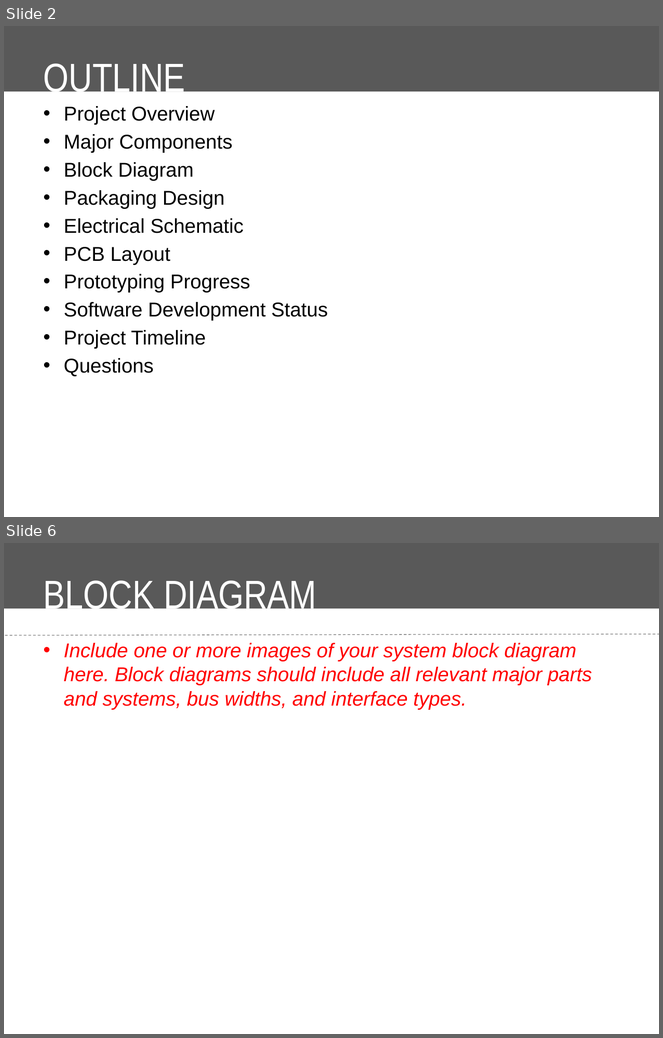
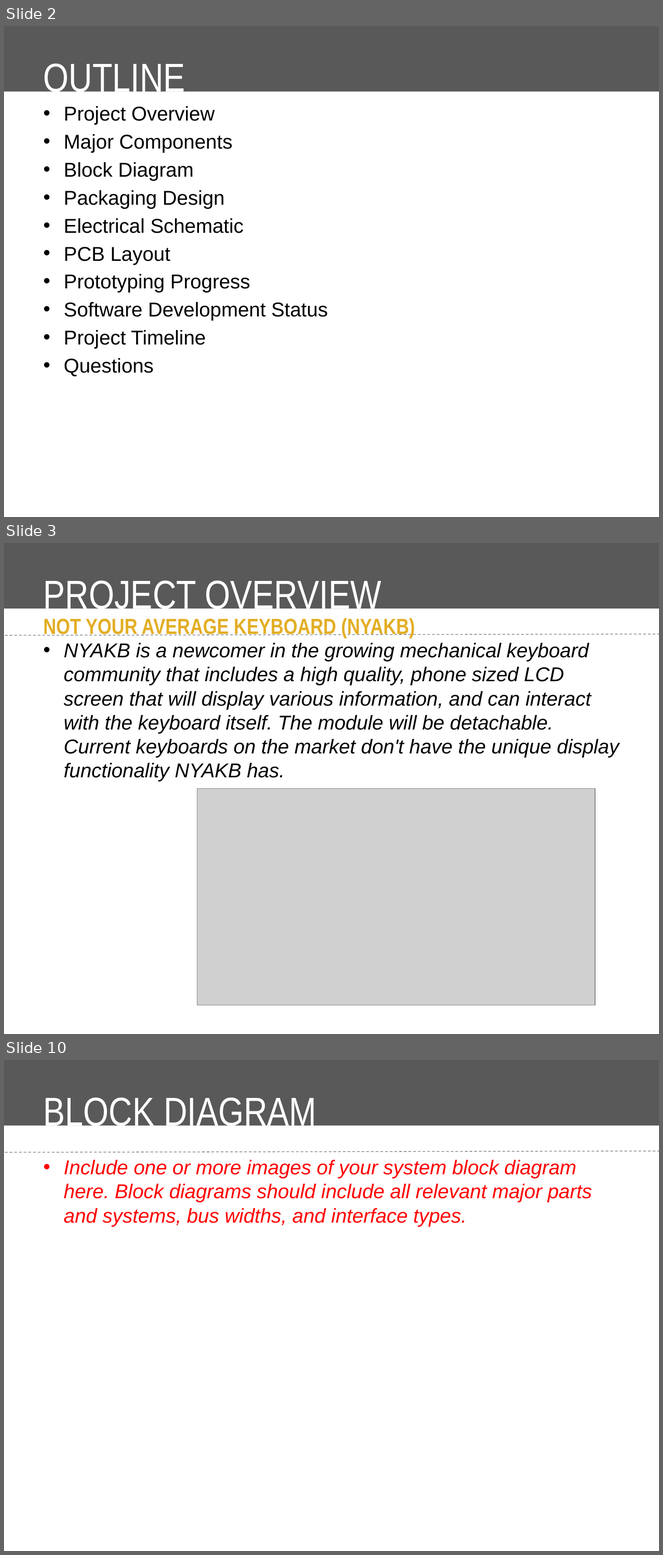
Before and after one commit to Ashassins/NYAKB, a slide deck: Midterm Review Presentation/Midterm Design Review Presentation Template.pptx. Shown one above the other, each under a label of ours: slides 2 and 6 before the commit, slides 2, 3 and 10 after it; the slides between them are not shown. The pictures are 663x1038 and 663x1555 pixels, drawn with LibreOffice and Linux fonts; fonts in the diff are those of the drawing; grey boxes stand for pictures; background and template pictures are left out. Boxes give left, top, right and bottom in pixels: in the first picture for what was removed or moved away, otherwise in the second. Text is boxed around its words. In the diff, an @@ line names an element or a change of style, - is before the commit and + after.

```diff
--- a/Midterm Review Presentation/Midterm Design Review Presentation Template.pptx
+++ b/Midterm Review Presentation/Midterm Design Review Presentation Template.pptx
@@ slide 3 added at (4,543,659,1034), background #FFFFFF; not listed: 2 template elements that a slide beside it also shows @@
@@ title added at (44,580,382,616), 44 pt, text #FFFFFF @@
+PROJECT OVERVIEW
@@ text added at (44,618,415,639), 24 pt, text #E3AE24, bold @@
+NOT YOUR AVERAGE KEYBOARD (NYAKB)
@@ text added at (64,643,620,782), 22 pt, text #000000, italic @@
+• NYAKB is a newcomer in the growing mechanical keyboard community that includes a high quality, phone sized LCD screen that will display various information, and can interact with the keyboard itself. The module will be detachable. Current keyboards on the market don't have the unique display functionality NYAKB has.
@@ picture added at (197,788,596,1006) @@
@@ what was slide 6 is now slide 10 @@
```
Also in this commit, not shown: 5 slides changed, 5 other slides added, 1 slide removed, 1 other file.
